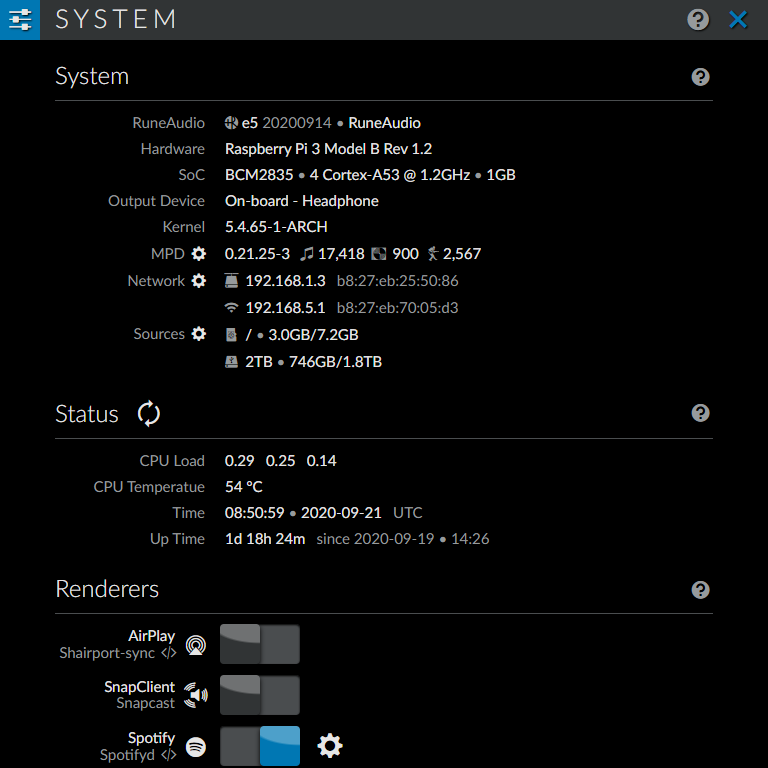
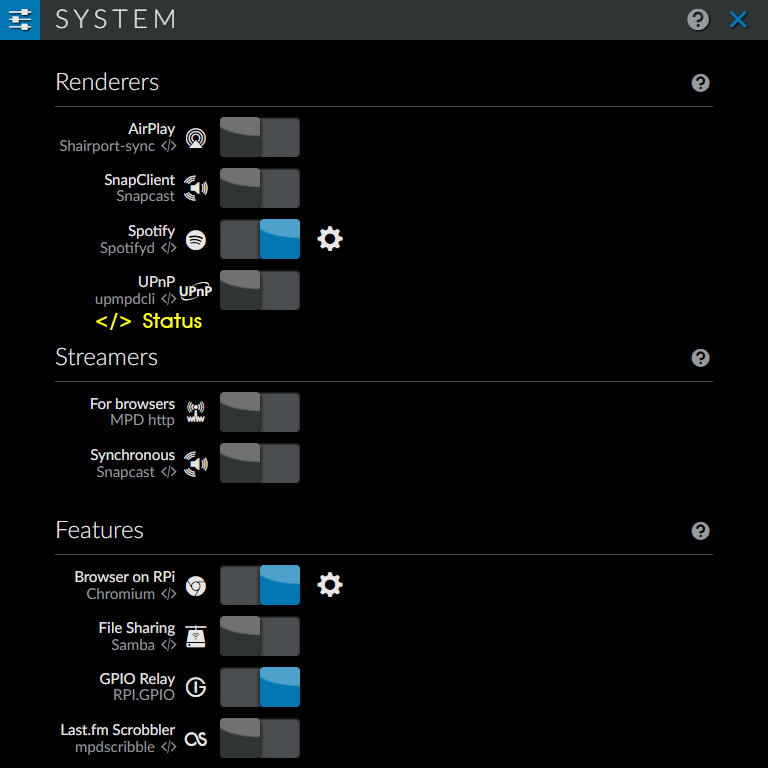
Before/after of a 768px x 768px layered artwork. What changed in the layer stack:
added layer "</> Status" above "Layer 11" over [96,313,202,330]
added layer "Layer 11" above "Layer 9" over [8,8,752,766]
hid "Layer 9" over [8,8,752,766]
hid "Layer 8" over [8,8,752,766]
hid "Layer 7" over [8,8,752,766]
added layer "List" above "All descriptions" over [191,243,220,258]
